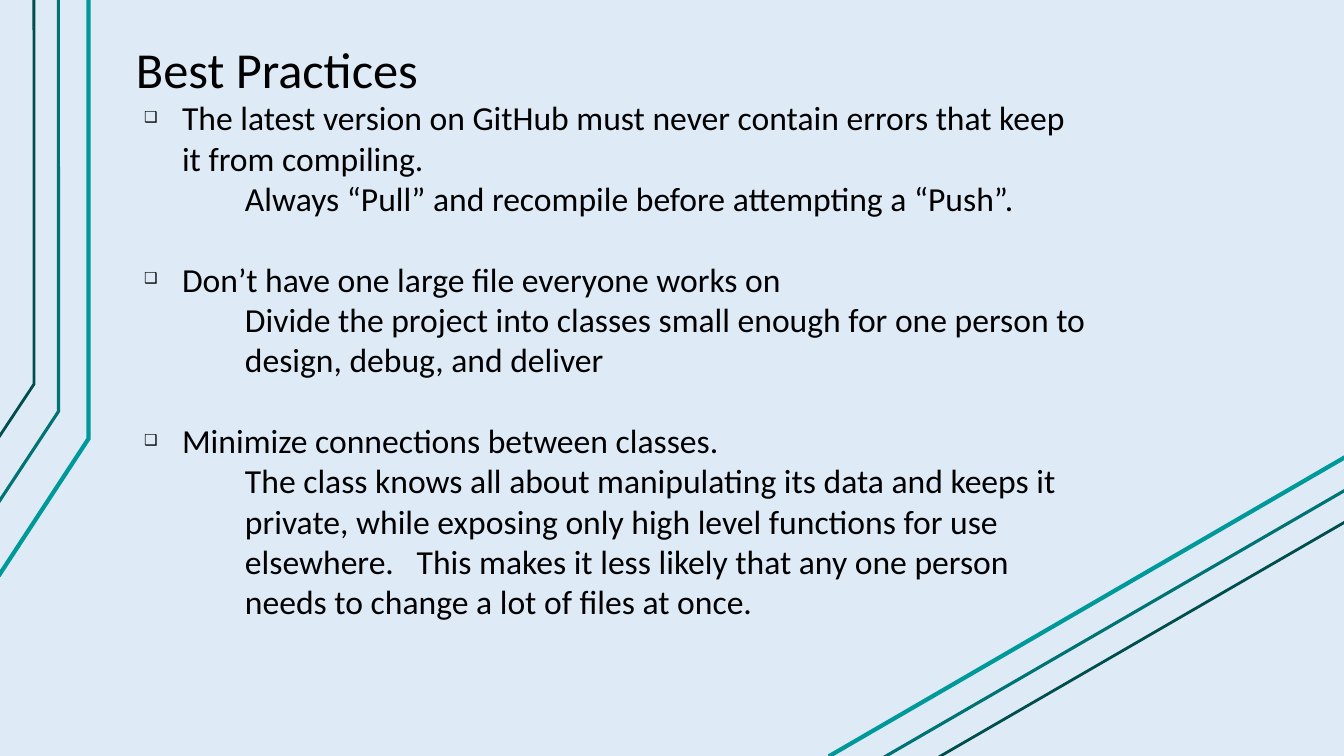
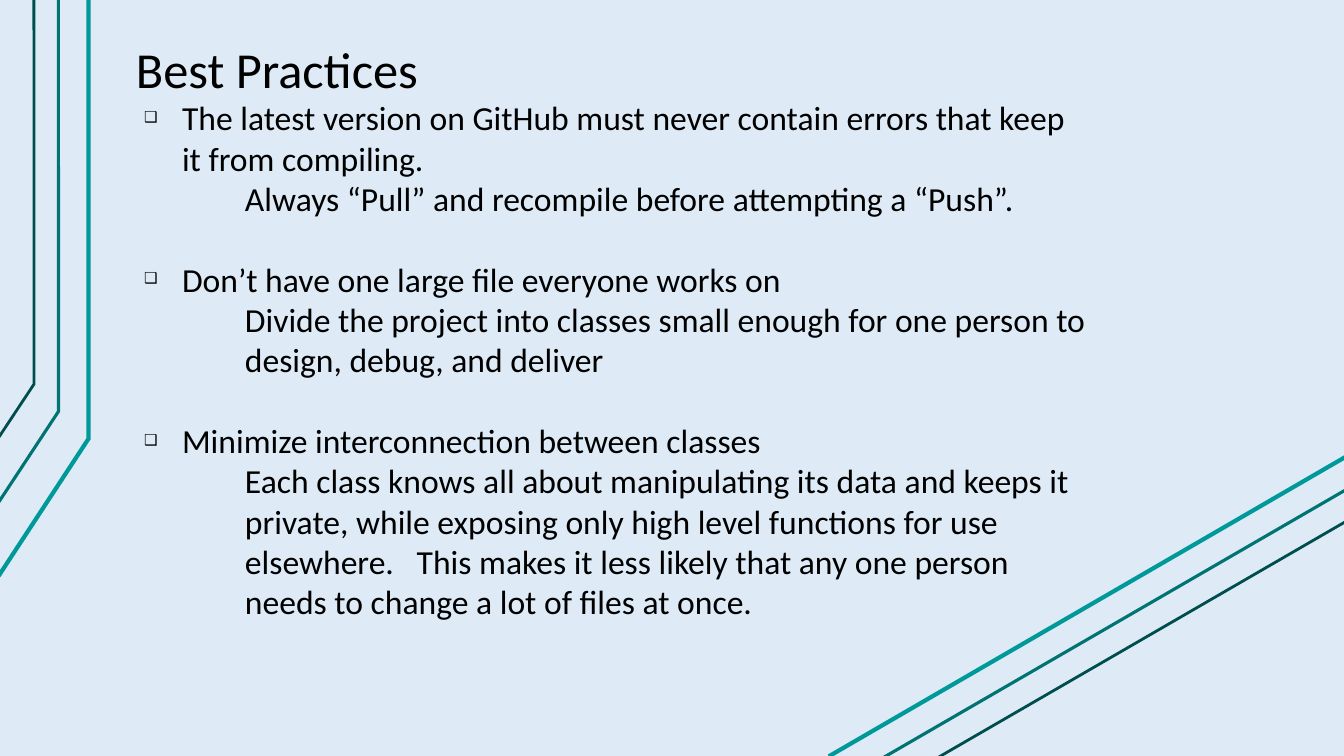
Before and after one commit to FRC4913/GitTest, a slide deck: slide 10 of git.pptx. Drawn at 1344x756 pixels with LibreOffice and Linux fonts; fonts in the diff are those of the drawing. Boxes give left, top, right and bottom in pixels: in the first picture for what was removed or moved away, otherwise in the second. Text is boxed around its words. In the diff, an @@ line names an element or a change of style, - is before the commit and + after.

```diff
--- a/git.pptx
+++ b/git.pptx
@@ text in free at box(182, 429, 1068, 620): text changed @@
-❑ Minimize connections between classes.
-      The class knows all about manipulating its data and keeps it private, while exposing only high level functions for use elsewhere. This makes it less likely that any one person needs to change a lot of files at once.
+❑ Minimize interconnection between classes
+      Each class knows all about manipulating its data and keeps it private, while exposing only high level functions for use elsewhere. This makes it less likely that any one person needs to change a lot of files at once.
```
Also in this commit, not shown: 2 other slides changed.
